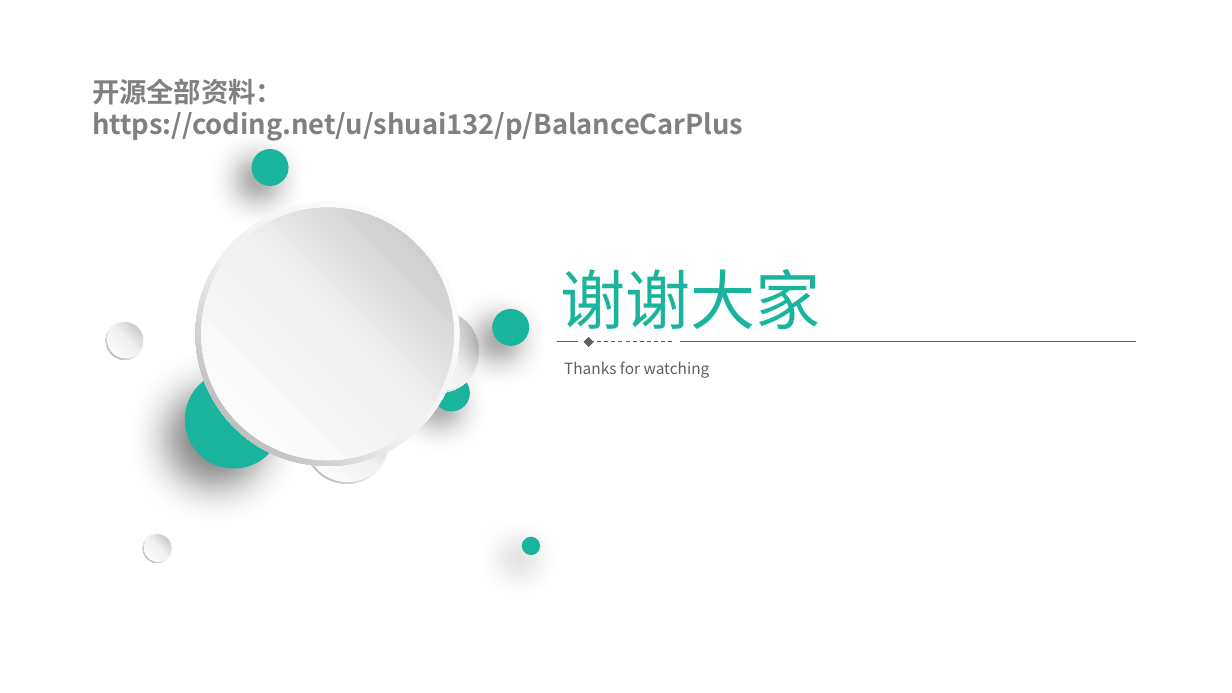
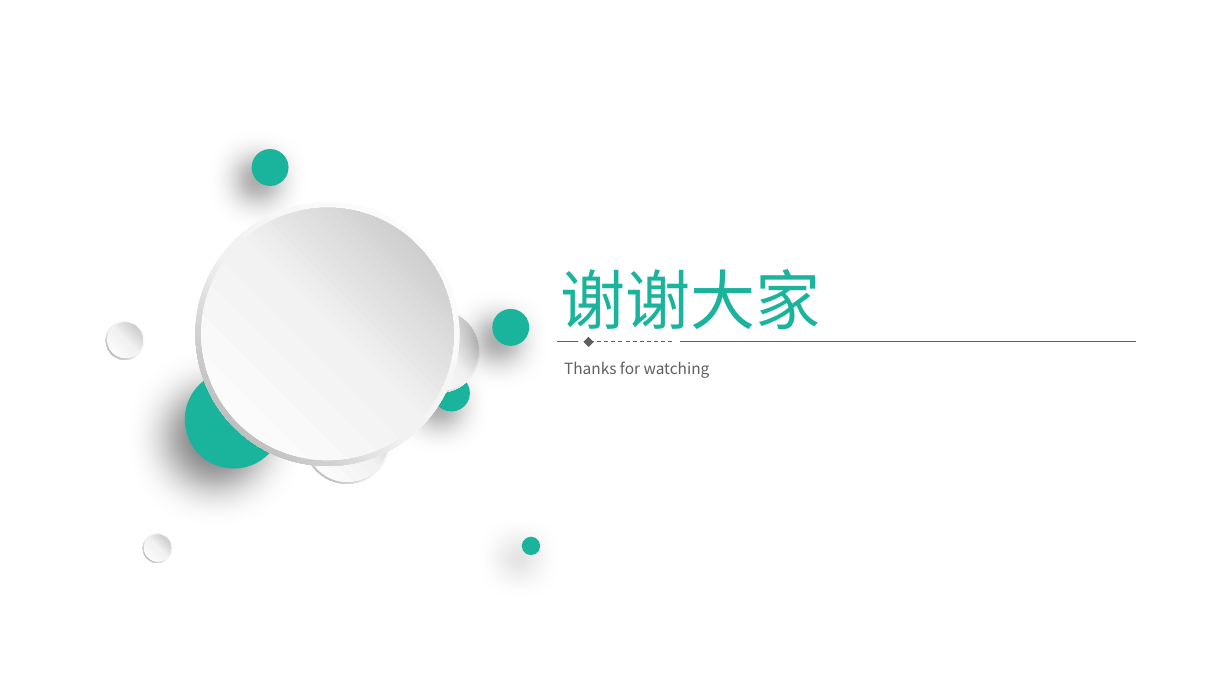
Before and after one commit to shuai132/BalanceCar, a slide deck: slide 11 of DOC/BalanceCar.pptx. Drawn at 1232x693 pixels with LibreOffice and Linux fonts; fonts in the diff are those of the drawing. Boxes give left, top, right and bottom in pixels: in the first picture for what was removed or moved away, otherwise in the second. Text is boxed around its words. In the diff, an @@ line names an element or a change of style, - is before the commit and + after.

```diff
--- a/DOC/BalanceCar.pptx
+++ b/DOC/BalanceCar.pptx
@@ text removed at box(92, 79, 743, 141) @@
-开源全部资料：
-https://coding.net/u/shuai132/p/BalanceCarPlus
```
Also in this commit, not shown: 2 other slides changed, 8 other files.
